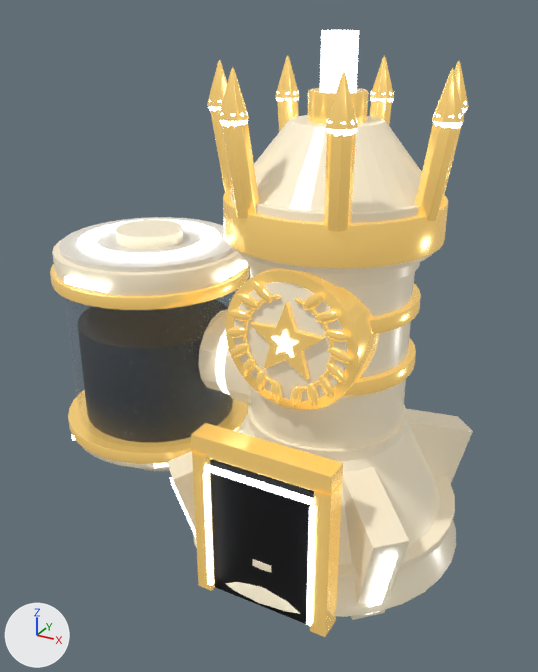
Before and after pictures for a commit that changed the glTF model assets/kit_hd/skins/Vat_Graduate_T1.glb.
The view is the same before and after, from a 50 mm lens placed at (2.74, -6.23, 5.36), pointed at (-0.63, -0.09, 2.29). The axes (+X, +Y, +Z) are drawn at lower left. The lights are the same throughout. The older version comes first. Vertices at exactly the same position are counted once.

In view in the first picture: 'Vat_Graduate_T1'.
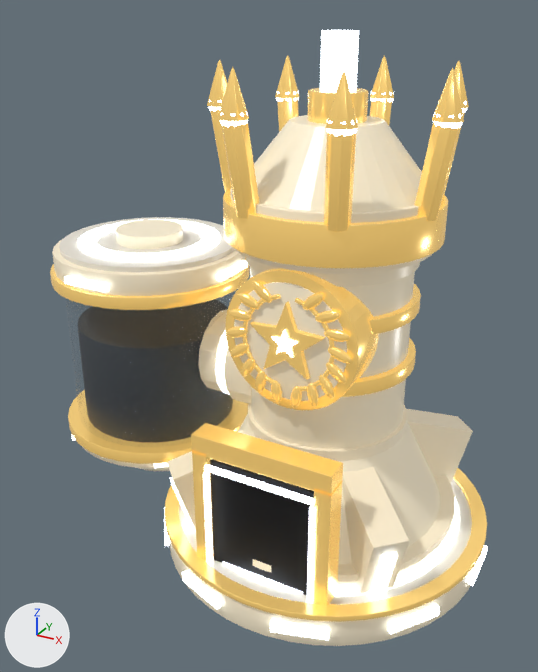
Boxes (x1, y1, x2, y2) around the edits, measured in the pictures (538 x 672 px):
```json
{"object": "Vat_Graduate_T1", "change": "reshaped", "before": [50, 30, 473, 637], "after": [50, 30, 488, 646]}
{"part": 1, "of": "me_vat_graduate_t1", "change": "added", "after": [179, 479, 472, 605], "on screen": "mostly hidden"}
{"part": 2, "of": "me_vat_graduate_t1", "change": "added", "after": [468, 545, 488, 586]}
{"part": 3, "of": "me_vat_graduate_t1", "change": "added", "after": [164, 508, 169, 546]}
{"part": 4, "of": "me_vat_graduate_t1", "change": "built on", "before": [173, 414, 472, 637], "after": [164, 415, 487, 646]}
```

The change, as JSON lines over the scene's bpy script:
```json
{"block": "me_vat_graduate_t1", "where": "# used by ob_vat_graduate_t1; location = (0.0, 0.0, 0.0)"}
{"op": "remove", "block": "me_vat_graduate_t1", "code": "me_vat_graduate_t1.from_pydata(...)  # 12365 vertices, 24298 faces; spans x -3.22..1.45, y -1.47..1.45, z -0.02..5.19"}
{"op": "add", "block": "me_vat_graduate_t1", "code": "me_vat_graduate_t1.from_pydata(...)  # 13485 vertices, 26346 faces; spans x -3.22..1.74, y -1.74..1.74, z -0.03..5.19"}
{"block": "me_vat_graduate_t1", "change": "me_vat_graduate_t1 part 1: a new loose piece, a 48-sided cylinder along z spanning x -1.6..1.6, y -1.6..1.6, z 0.38..0.41, in mat_os_grad_pearl (white #ede7da)"}
{"block": "me_vat_graduate_t1", "change": "me_vat_graduate_t1 part 2: a new loose piece, a box spanning x 1.69..1.74, y -0.267..0.267, z 0.19..0.29, in mat_os_light_001 (white #d4dde5, glowing white #edf6ff)"}
{"block": "me_vat_graduate_t1", "change": "me_vat_graduate_t1 part 3: the loose piece of 8 vertices spanning x -1.61..-1.24, y 0.54..0.91, z 0.87..0.91 is copied, and the copy is scaled about its middle by (-0.937, -1.28, 2), then moved by (0.03, -1.74, -0.65); it spans x -1.56..-1.21, y -1.24..-0.78, z 0.19..0.29"}
{"block": "me_vat_graduate_t1", "change": "me_vat_graduate_t1 part 4: 204 vertices removed from x -1.45..1.45, y -1.45..1.45, z -0.02..0.25; 1188 vertices added at x -1.73..1.73, y -1.74..1.74, z -0.03..0.44"}
{"block": "me_vat_graduate_t1", "change": "other edits to the shape of me_vat_graduate_t1 do not show in these pictures"}
```
